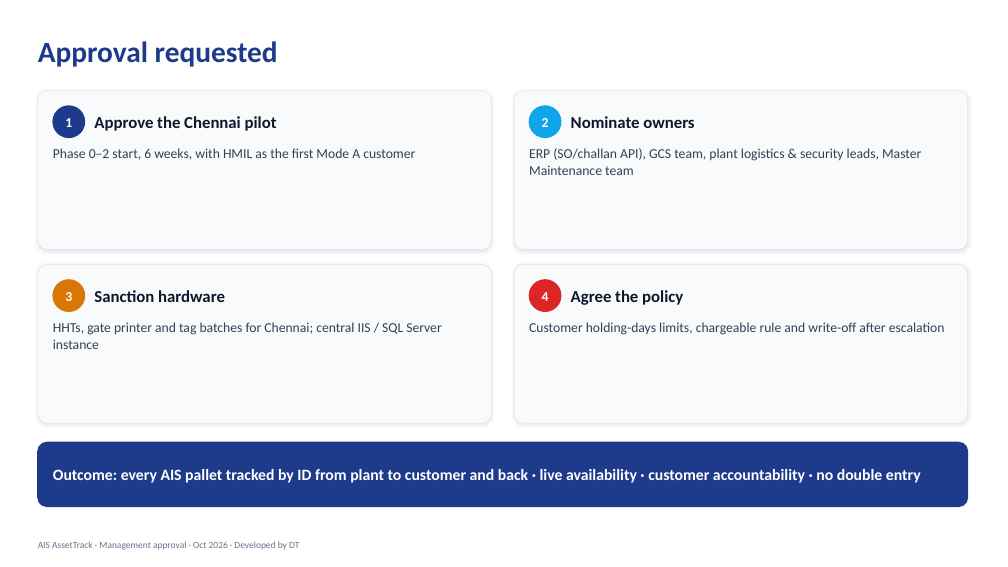
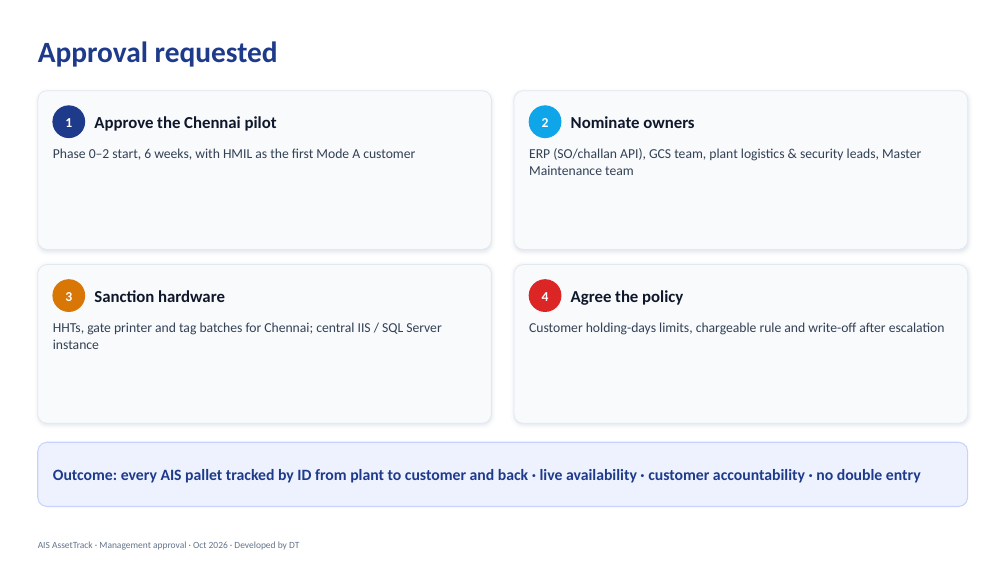
Before and after one commit to dhanaah/ais-assettrack, a slide deck: slide 23 of docs/AIS_AssetTrack_Management_Approval.pptx (slide 20 before the commit). Drawn at 1008x567 pixels with LibreOffice and Linux fonts; fonts in the diff are those of the drawing; background and template pictures are left out. Boxes give left, top, right and bottom in pixels: in the first picture for what was removed or moved away, otherwise in the second. Text is boxed around its words. In the diff, an @@ line names an element or a change of style, - is before the commit and + after.

```diff
--- a/docs/AIS_AssetTrack_Management_Approval.pptx
+++ b/docs/AIS_AssetTrack_Management_Approval.pptx
@@ rounded rectangle at bbox=[38, 442, 968, 507]: fill #1E3A8A to #EEF2FF; outline #1E3A8A 1 pt to #C7D2FE 1 pt @@
@@ text "Outcome: every AIS pallet tracked ..." at bbox=[53, 469, 921, 483]: text colour #FFFFFF to #1E3A8A @@
```
Also in this commit, not shown: 5 other slides changed, 3 slides added.
